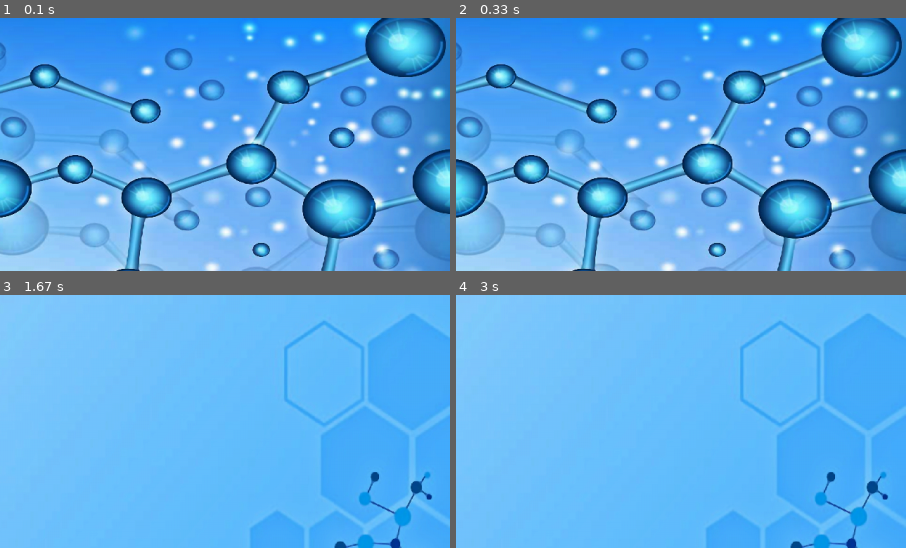
Above: before the commit, frames 1-4 (two rows, left to right).
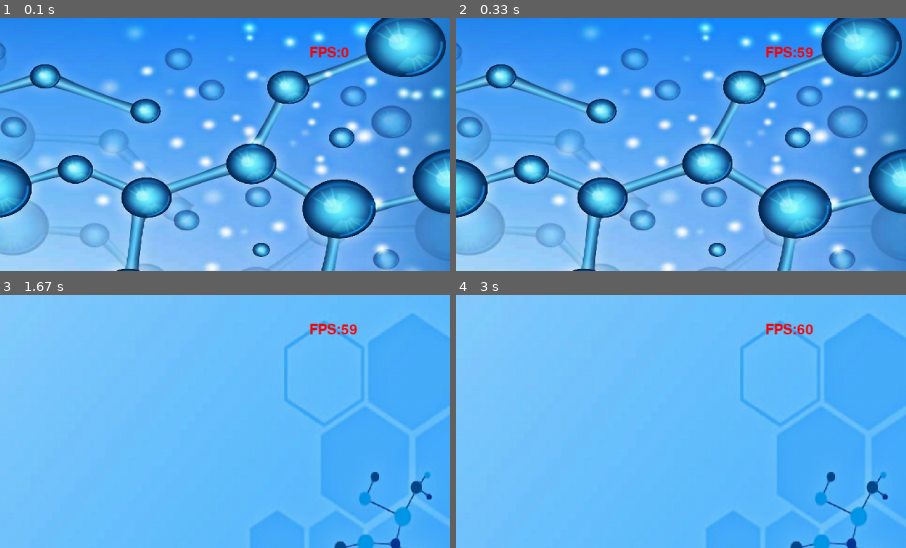
Above: after the commit, the same moments.

Repository: MihailMuh/CFB
Game: pygame game, started from main.py
Two runs of this game, one before a commit and one after it. Both use one fixed random seed, a clock stepped at 60 frames per second and the inputs below.
Inputs:
- Up to frame 1 (0.1 s): no input
- Up to frame 2 (0.33 s): no input
- Up to frame 3 (1.67 s): tap Enter at 0.33 s
- Up to frame 4 (3 s): no input
The pictures show only the part of the screen within x 50-100%, y 0-50%; the shares and areas given below are measured in that part.

The runs differ from the first frame. In frame 1, 0.3% of the frame differs, in the area x 68-78%, y 11-16%; in frame 2, 0.3%; in frame 3, 0.3%; in frame 4, 0.3%, in the area x 68-80%, y 11-16%.

Commit message:
Adding FPS

Diff:
--- a/font.py
+++ b/font.py
@@ -4,9 +4,15 @@
 class Font:
     def __init__(self, screen, size, text, x, y, color=pygame.Color("black")):
         self.screen = screen
-        self.string = pygame.font.Font(None, size).render(text, True, color)
+        self.color = color
+
+        self.font = pygame.font.Font(None, size)
+        self.string = self.font.render(text, True, color)
         rect = self.string.get_rect()
         self.pos = (x - (rect.width / 2), y - (rect.height / 2))
 
-    def render(self):
-        self.screen.blit(self.string, self.pos)
+    def render(self, text=None):
+        if text is None:
+            self.screen.blit(self.string, self.pos)
+        else:
+            self.screen.blit(self.font.render(text, True, self.color), self.pos)
--- a/main.py
+++ b/main.py
@@ -10,13 +10,18 @@
     def __init__(self):
         self.screen = pygame.display.set_mode((SCREEN_WIDTH, SCREEN_HEIGHT), pygame.FULLSCREEN |
                                               pygame.HWSURFACE | pygame.DOUBLEBUF | pygame.SCALED, vsync=True)
+        self.clock = pygame.time.Clock()
 
         self.all_sprites = pygame.sprite.Group()
-        self.font = None
         self.background_screen = None
         self.button = None
 
+        self.font = None
+        self.fps_font = Font(self.screen, 30, "", SCREEN_WIDTH - 200, 50,
+                             pygame.Color('red'))
+
         self.running = True
+        self.draw_fps = True
         self.game_status = PASS
 
     def start_screen(self):
@@ -25,7 +30,8 @@
         for event in pygame.event.get():
             if event.type == pygame.KEYDOWN:
                 if event.key == pygame.K_ESCAPE:
-                    system.terminate()
+                    self.running = False
+                    break
                 else:
                     self.generate_game()
 
@@ -36,7 +42,8 @@
                 self.button.click(pos[0], pos[1])
             if event.type == pygame.KEYDOWN:
                 if event.key == pygame.K_ESCAPE:
-                    system.terminate()
+                    self.running = False
+                    break
 
     def generate_menu(self):
         self.font = Font(self.screen, 70, "Для продолжения нажмите любую клавишу", HALF_SCREEN_WIDTH,
@@ -50,6 +57,8 @@
         self.all_sprites = pygame.sprite.Group()
         self.button = Button(HALF_SCREEN_WIDTH, HALF_SCREEN_HEIGHT)
         self.all_sprites.add(self.button)
+
+        self.font = None
 
         self.background_screen = load_image("game_screen.jpg", (SCREEN_WIDTH, SCREEN_HEIGHT))
 
@@ -66,7 +75,14 @@
 
             self.all_sprites.draw(self.screen)
             self.all_sprites.update()
+
+            if self.draw_fps:
+                self.fps_font.render('FPS:' + str(int(self.clock.get_fps())))
+                self.clock.tick(-1)
+
             pygame.display.flip()
+
+        system.terminate()
 
 
 game = Game()
